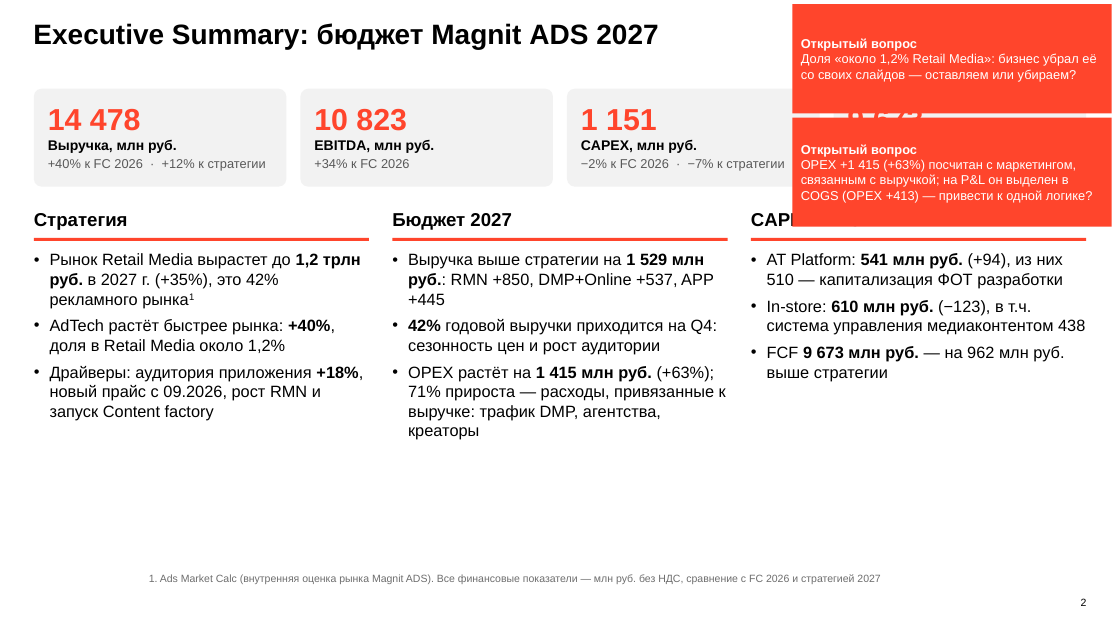
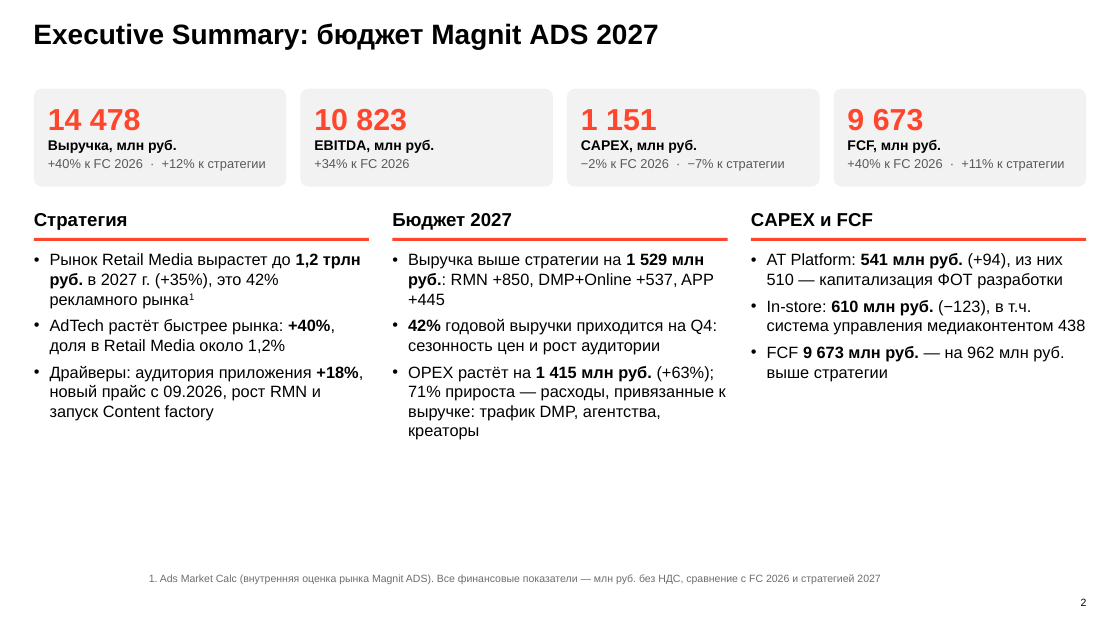
Before and after one commit to DenisMagnit/1, a slide deck: slide 2 of BU27_AdTech_final_deck_1016.pptx. Drawn at 1120x630 pixels with LibreOffice and Linux fonts; fonts in the diff are those of the drawing; background and template pictures are left out. Boxes give left, top, right and bottom in pixels: in the first picture for what was removed or moved away, otherwise in the second. Text is boxed around its words. In the diff, an @@ line names an element or a change of style, - is before the commit and + after.

```diff
--- a/BU27_AdTech_final_deck_1016.pptx
+++ b/BU27_AdTech_final_deck_1016.pptx
@@ rectangle removed at (792,4,1112,113) @@
-Открытый вопрос
-Доля «около 1,2% Retail Media»: бизнес убрал её со своих слайдов — оставляем или убираем?
@@ rounded rectangle "9 673": place and size @@
-rounded rectangle "9 673" at (847,113,1064,171)
+rounded rectangle "9 673" at (833,89,1086,187)
@@ rectangle removed at (792,118,1112,227) @@
-Открытый вопрос
-OPEX +1 415 (+63%) посчитан с маркетингом, связанным с выручкой; на P&L он выделен в COGS (OPEX +413) — привести к одной логике?
```
Also in this commit, not shown: 8 other slides changed.
